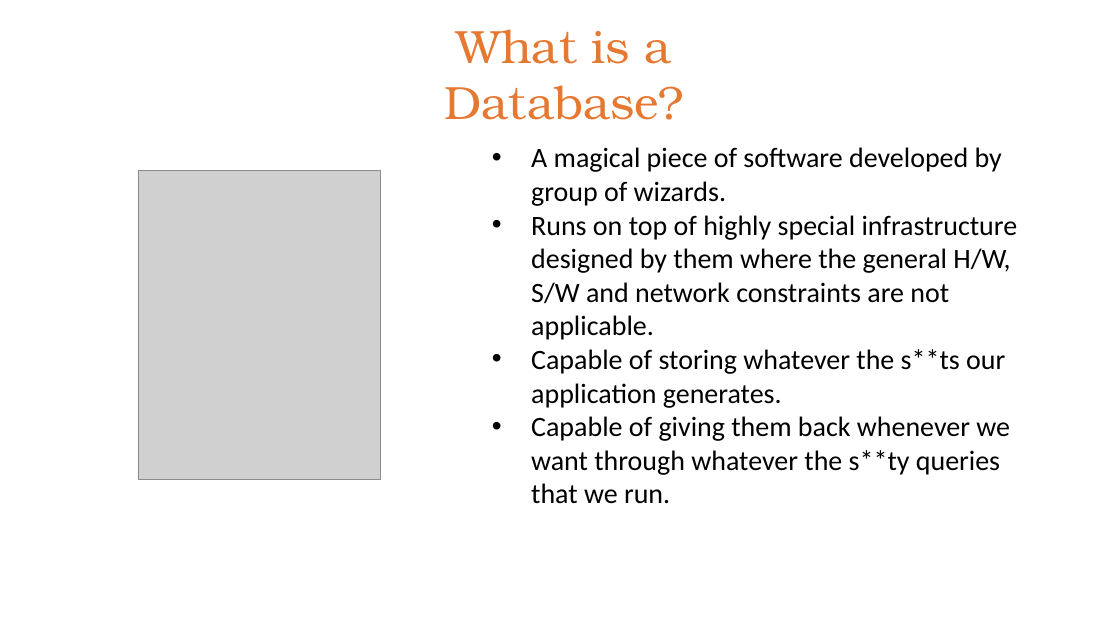
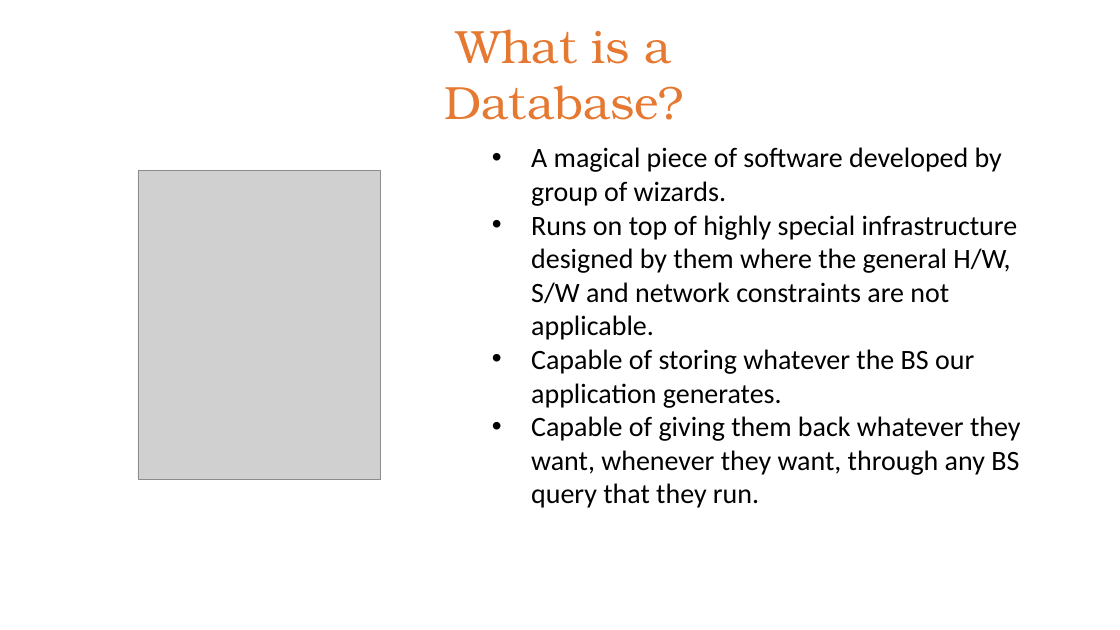
Before and after one commit to arunadis/rdbms_101, a slide deck: slide 3 of presentations/RDBMS_101.pptx. Drawn at 1120x630 pixels with LibreOffice and Linux fonts; fonts in the diff are those of the drawing; grey boxes stand for pictures. Boxes give left, top, right and bottom in pixels: in the first picture for what was removed or moved away, otherwise in the second. Text is boxed around its words. In the diff, an @@ line names an element or a change of style, - is before the commit and + after.

Commit message:
updated the ppt

```diff
--- a/presentations/RDBMS_101.pptx
+++ b/presentations/RDBMS_101.pptx
@@ text at [531, 349, 1020, 508]: text changed @@
-• Capable of storing whatever the s**ts our application generates.
-• Capable of giving them back whenever we want through whatever the s**ty queries that we run.
+• Capable of storing whatever the BS our application generates.
+• Capable of giving them back whatever they want, whenever they want, through any BS query that they run.
```
Also in this commit, not shown: 6 other slides changed, 1 slide added, 1 slide removed, 2 other files.
